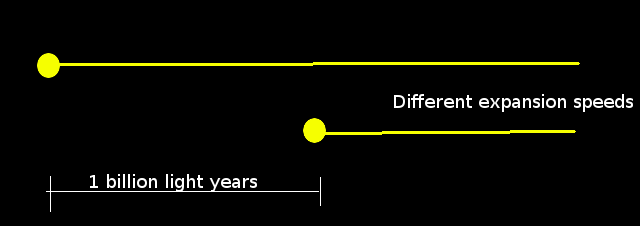
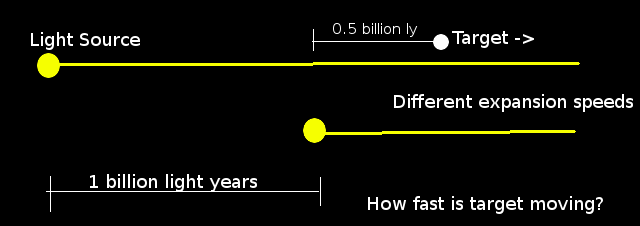
The second 640 × 226 image is a revision of the first. Changes to its layers:
added layer "Target ->" above "Different photon speeds" over [452, 31, 534, 48]
added layer "Light Source" above "How fast is target moving?" over [31, 32, 140, 50]
added layer "How fast is target moving?" above "0.5 billion ly" over [368, 196, 603, 214]
added layer "0.5 billion ly" above "Background" over [333, 23, 418, 37]
painted on "Background" over [312, 29, 449, 51]
